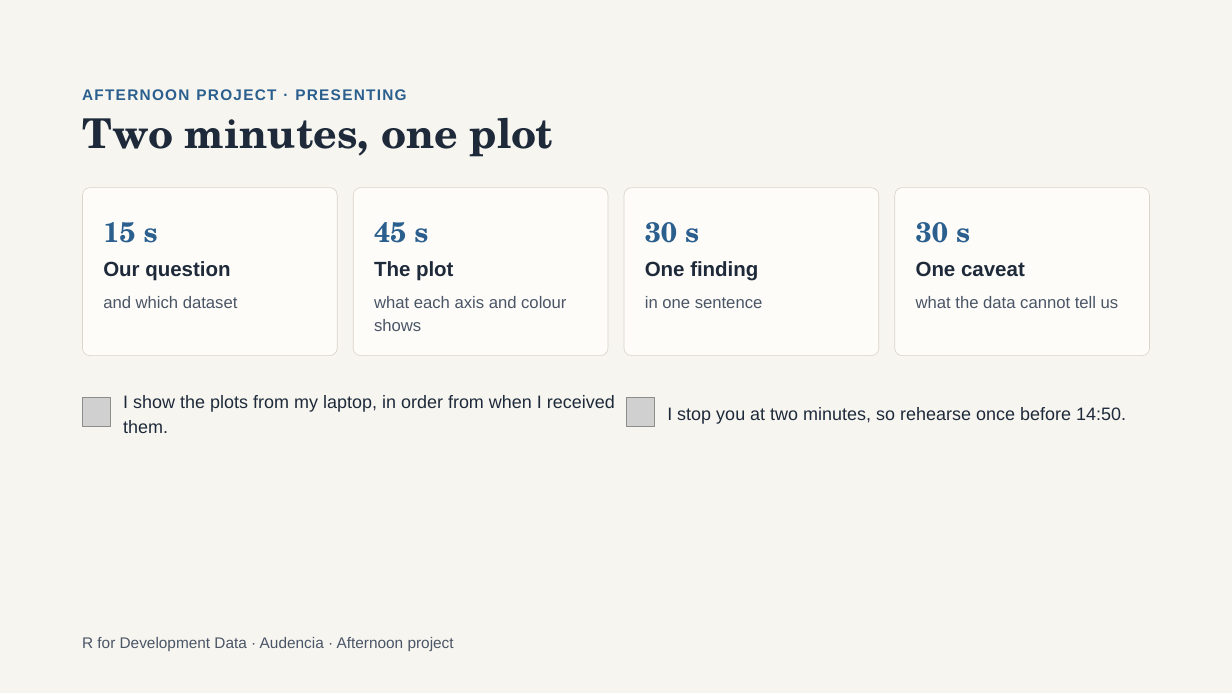
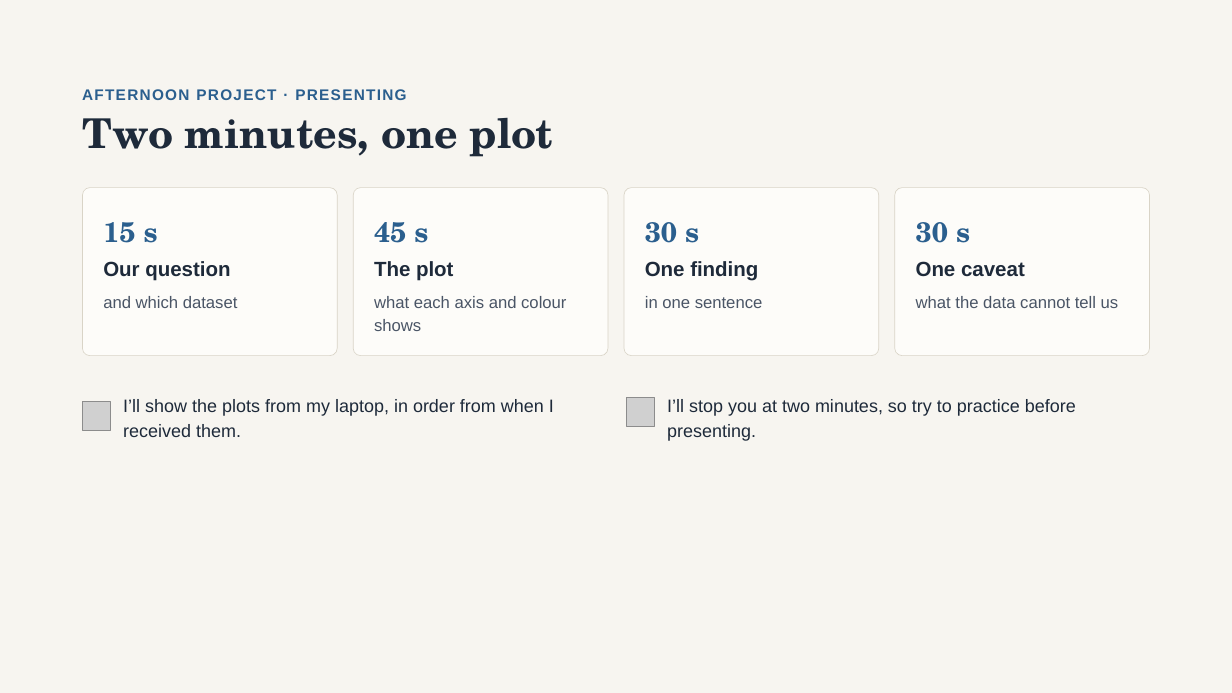
Before and after one commit to kate-chalmers/r-for-international-data, a slide deck: slide 84 of R for Development Data.pptx. Drawn at 1232x693 pixels with LibreOffice and Linux fonts; fonts in the diff are those of the drawing; grey boxes stand for pictures. Boxes give left, top, right and bottom in pixels: in the first picture for what was removed or moved away, otherwise in the second. Text is boxed around its words. In the diff, an @@ line names an element or a change of style, - is before the commit and + after.

```diff
--- a/R for Development Data.pptx
+++ b/R for Development Data.pptx
@@ picture: place and size @@
-picture at (82, 398, 111, 427)
+picture at (82, 402, 111, 431)
@@ text at (123, 399, 554, 437): text changed @@
-I show the plots from my laptop, in order from when I received them.
+I’ll show the plots from my laptop, in order from when I received them.
@@ text at (667, 399, 1076, 441): text changed @@
-I stop you at two minutes, so rehearse once before 14:50.
+I’ll stop you at two minutes, so try to practice before presenting.
@@ text removed at (82, 637, 454, 651) @@
-R for Development Data · Audencia · Afternoon project
```
Also in this commit, not shown: 14 other slides changed, 1 slide removed.
